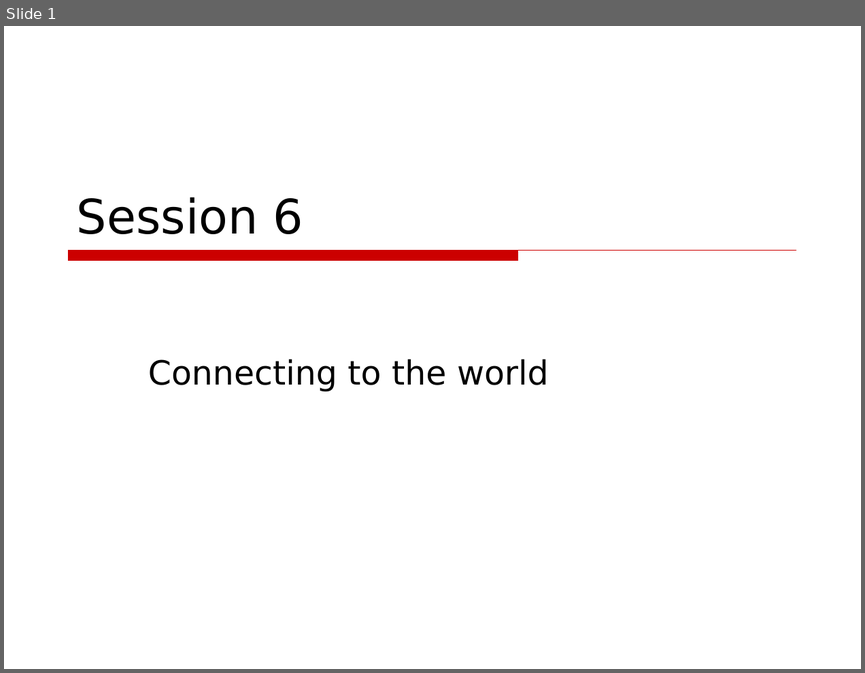
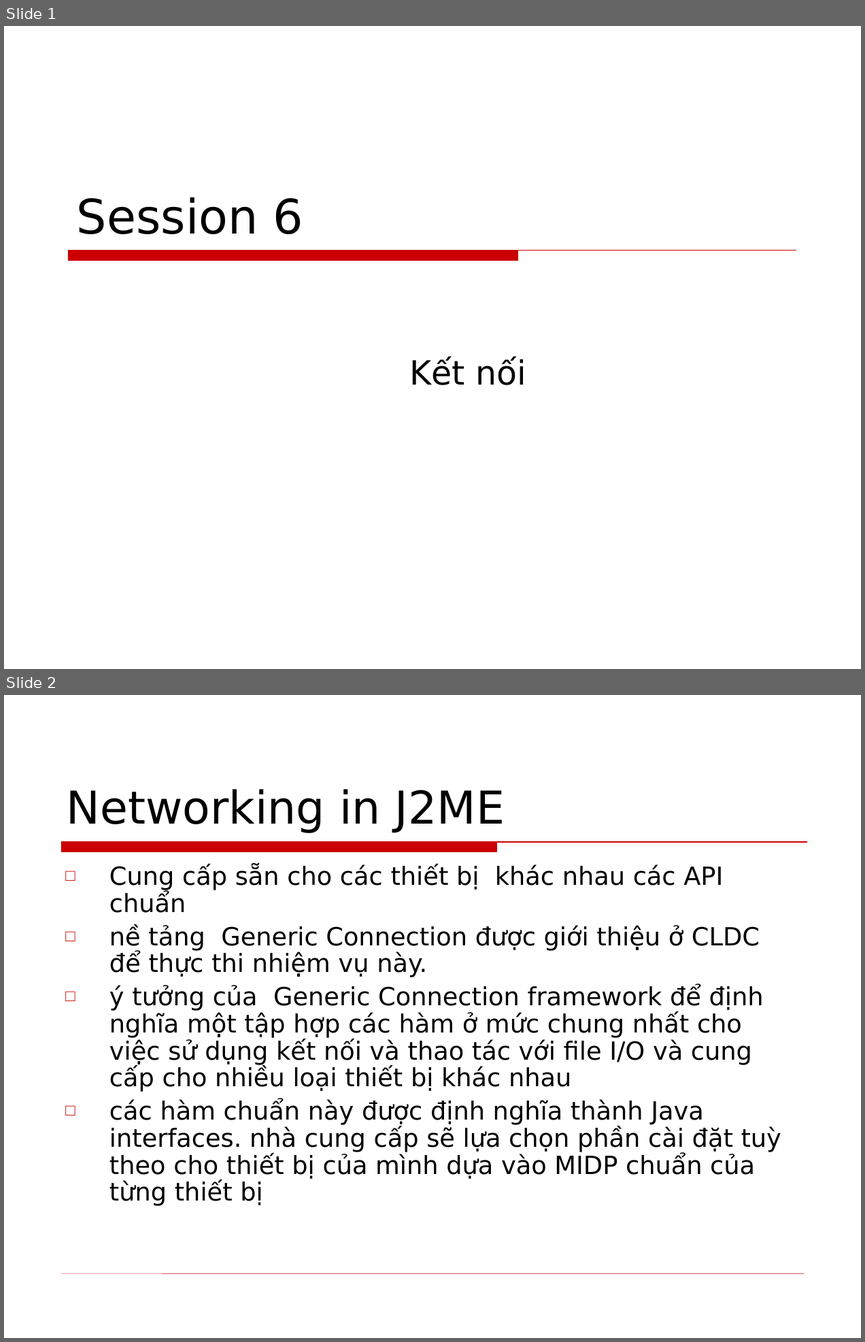
Before and after one commit to phamtuanchip/labs, a slide deck: M1304M-C1304M/j2me/slides/Session10.ppt. Shown one above the other, each under a label of ours: slide 1 before the commit, slides 1 and 2 after it. The pictures are 865x673 and 865x1342 pixels, drawn with LibreOffice and Linux fonts; fonts in the diff are those of the drawing; background and template pictures are left out. Boxes give left, top, right and bottom in pixels: in the first picture for what was removed or moved away, otherwise in the second. Text is boxed around its words. In the diff, an @@ line names an element or a change of style, - is before the commit and + after.

```diff
--- a/M1304M-C1304M/j2me/slides/Session10.ppt
+++ b/M1304M-C1304M/j2me/slides/Session10.ppt
@@ slide 2 added at (4,695,861,1338), background picture (left out) @@
@@ title added at (67,789,504,833), 38 pt, text #000000 @@
+Networking in J2ME
@@ freeform shape added at (61,841,807,852), fill #CC0000, outline #CC0000 0.74 pt @@
@@ text added at (109,865,781,1206), 21 pt, text #000000 @@
+□ Cung cấp sẵn cho các thiết bị khác nhau các API chuẩn
+□ nề tảng Generic Connection được giới thiệu ở CLDC để thực thi nhiệm vụ này.
+□ ý tưởng của Generic Connection framework để định nghĩa một tập hợp các hàm ở mức chung nhất cho việc sử dụng kết nối và thao tác với file I/O và cung cấp cho nhiều loại thiết bị khác nhau
+□ các hàm chuẩn này được định nghĩa thành Java interfaces. nhà cung cấp sẽ lựa chọn phần cài đặt tuỳ theo cho thiết bị của mình dựa vào MIDP chuẩn của từng thiết bị
@@ line added from (61, 1273) to (804, 1273), #CC0000 0.26 pt @@
@@ page number added at (618,1280,804,1325), 24 pt, text #FFFFFF @@
+2
@@ slide 1 changed as well @@
@@ subtitle at (410,357,526,385): text changed @@
-Connecting to the world
+Kết nối
```
Also in this commit, not shown: 11 other slides changed, 1 other slide added, 2 slides removed, 7 other files.
